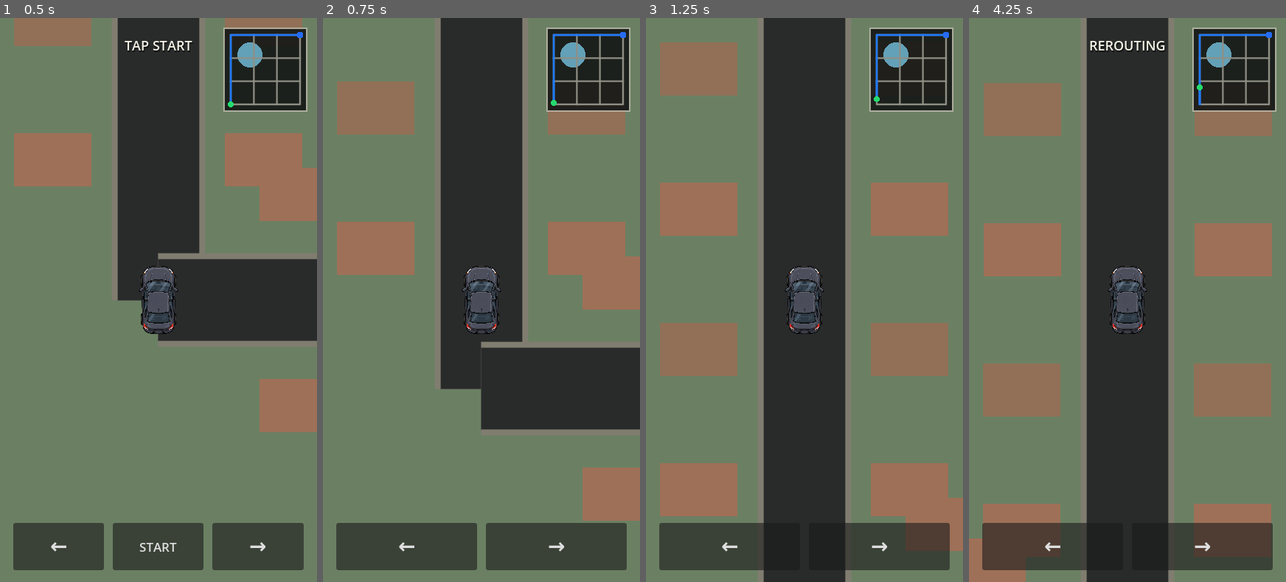
Above: before the commit, frames 1-4 (left to right).
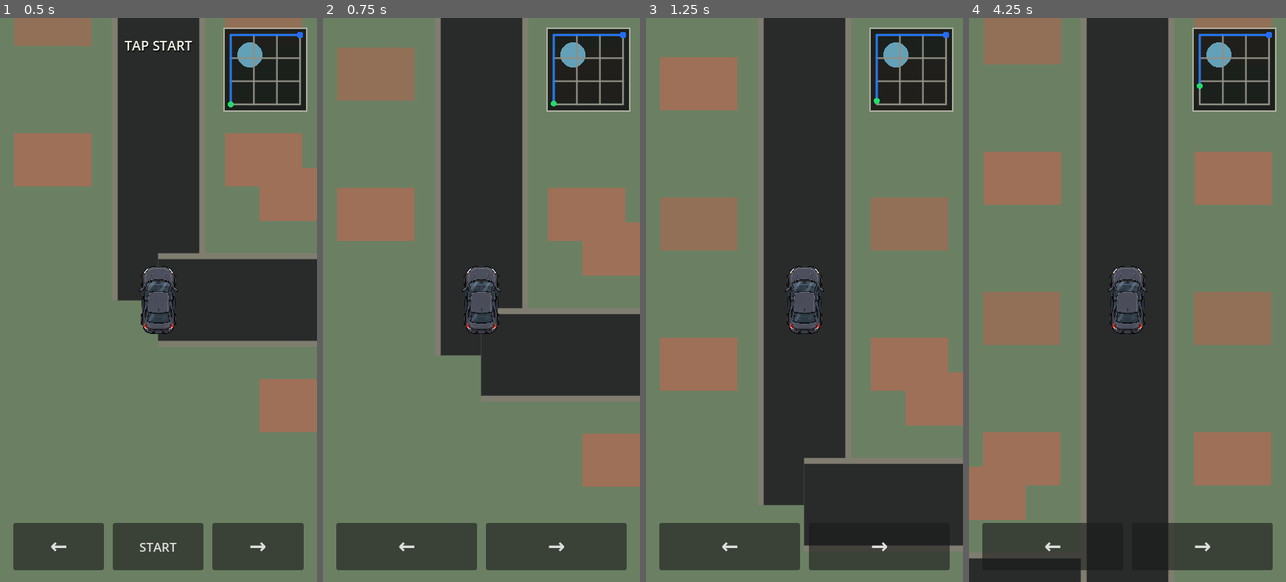
Above: after the commit, the same moments.

Repository: patrickcallahancomedy/comedian
Game: Godot game, scene res://scenes/drive/drive_module.tscn
The game is run twice, just before and just after one commit, with the same random seed, the same clock (stepped at 60 frames per second) and the same inputs.
Inputs (mouse positions are in pixels of both pictures, inside the frame that each line leads up to):
- Up to frame 1 (0.5 s): no input
- Up to frame 2 (0.75 s): click "START" at 0.5 s
- Up to frame 3 (1.25 s): no input
- Up to frame 4 (4.25 s): tap Enter (ui_accept) at 1.25, 1.52 s; move the mouse to (1197, 271) at 1.27 s; hold Right 1.28-2 s; tap Space at 1.35, 2.85 s; click (1197, 271) at 1.42 s; drag from (1064, 328) to (1111, 412) at 2.02 s; move the mouse to (1159, 175) at 2.77 s; hold Right 2.78-3.5 s; drag from (1111, 412) to (1032, 215) at 3.52 s

Frame 1 is identical in both runs. In frame 2, 19% of the frame differs, in the area x 4-100%, y 5-90%; in frame 3, 18%; in frame 4, 33%, in the area x 0-96%, y 0-100%.

Commit message:
DRIVE v0.9 tune continuous road profiles

Diff:
--- a/godot/scripts/drive/drive_profiles.gd
+++ b/godot/scripts/drive/drive_profiles.gd
@@ -1,8 +1,8 @@
 class_name DriveProfiles
 extends RefCounted
 
-# v0.8 keeps the richer v0.7 profiles below, but the playable trip is intentionally
-# only three beats: local streets -> highway -> venue district.
+# v0.9 keeps three logical profiles, but the player experiences one continuous
+# road. Invisible gates trigger short connector animations between profiles.
 const ORDER := [
 	"neighborhood",
 	"highway",
@@ -19,7 +19,7 @@
 		"mode": "turn",
 		"lane_count": 1,
 		"car_scale": 1.0,
-		"speed_scale": 1.0,
+		"speed_scale": 0.62,
 		"road_scale": 1.0,
 		"block_scale": 1.0,
 		"stop_signs": false,
@@ -55,10 +55,10 @@
 	"highway": {
 		"name": "HIGHWAY",
 		"mode": "lane",
-		"lane_count": 3,
-		"car_scale": 0.5,
-		"speed_scale": 2.15,
-		"road_scale": 0.70,
+		"lane_count": 8,
+		"car_scale": 0.36,
+		"speed_scale": 2.05,
+		"road_scale": 0.47,
 		"block_scale": 0.0,
 		"stop_signs": false,
 		"auto_stop_time": 0.0,
@@ -66,27 +66,27 @@
 		"grid_size": Vector2i.ZERO,
 		"entry": Vector2i.ZERO,
 		"exit": Vector2i.ZERO,
-		"traffic_count": 7,
+		"traffic_count": 12,
 		"section_length": 9000.0,
-		"exit_lane": 2,
-		"start_lane": 1,
+		"exit_lane": 7,
+		"start_lane": 3,
 	},
 	"downtown": {
-		"name": "DOWNTOWN",
-		"mode": "turn",
+		"name": "VENUE APPROACH",
+		"mode": "approach",
 		"lane_count": 1,
-		"car_scale": 1.25,
-		"speed_scale": 0.90,
-		"road_scale": 1.10,
-		"block_scale": 0.50,
+		"car_scale": 1.65,
+		"speed_scale": 0.50,
+		"road_scale": 3.25,
+		"block_scale": 0.0,
 		"stop_signs": false,
 		"auto_stop_time": 0.0,
 		"one_way": false,
-		"grid_size": Vector2i(4, 4),
-		"entry": Vector2i(0, 3),
-		"exit": Vector2i(3, 0),
+		"grid_size": Vector2i.ZERO,
+		"entry": Vector2i.ZERO,
+		"exit": Vector2i.ZERO,
 		"traffic_count": 0,
-		"section_length": 0.0,
+		"section_length": 2800.0,
 		"exit_lane": -1,
 		"start_lane": 0,
 	},
